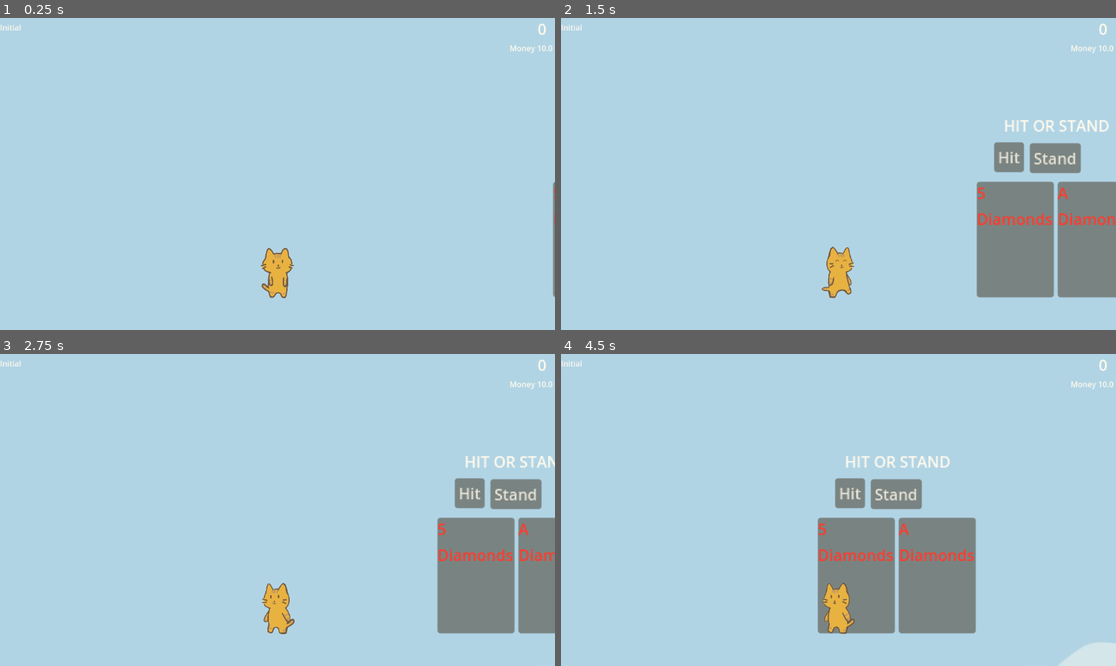
Above: before the commit, frames 1-4 (two rows, left to right).
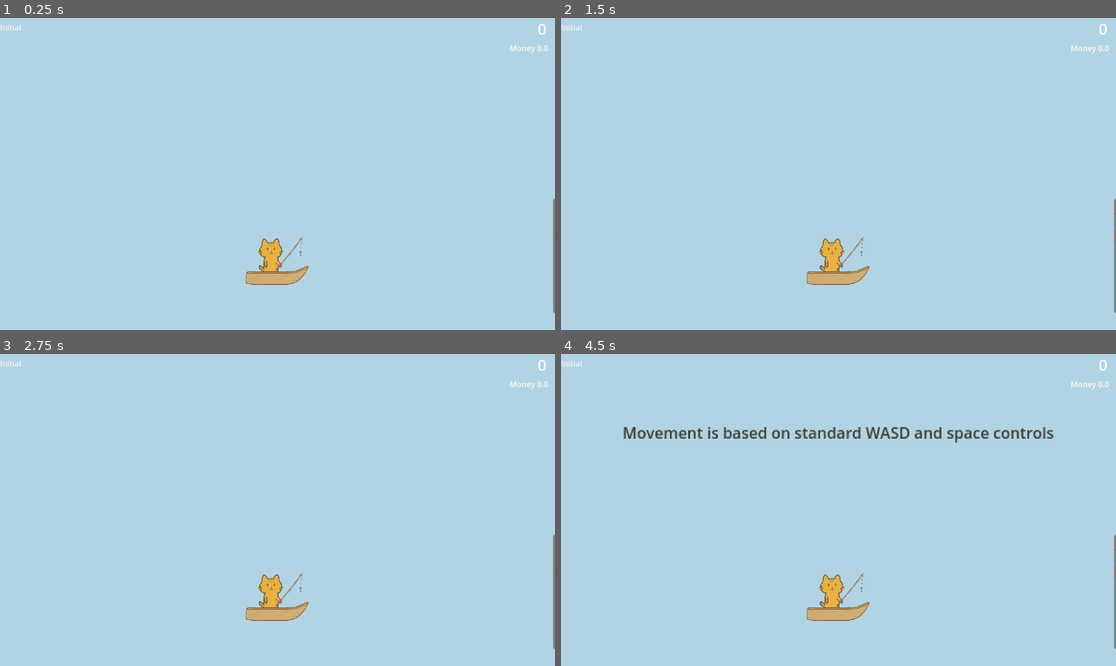
Above: after the commit, the same moments.

Repository: 3yaa/catfishing
Game: Godot game, scene res://scenes/game.tscn
The game is run twice, just before and just after one commit, with the same random seed, the same clock (stepped at 60 frames per second) and the same inputs.
Inputs:
- Up to frame 1 (0.25 s): no input
- Up to frame 2 (1.5 s): tap Enter (ui_accept) at 0.5, 0.77 s; hold Right (ui_right) from 0.53 s (still down); tap E (interact) at 0.6 s; tap F (fishing) at 1.35 s
- Up to frame 3 (2.75 s): tap Enter (ui_accept) at 1.52 s; tap E (interact) at 1.55, 2.1 s; release Right (ui_right) at 2.03 s; hold Left (ui_left) from 2.03 s (still down)
- Up to frame 4 (4.5 s): release Left (ui_left) at 2.78 s; hold Right (ui_right) 2.78-4.28 s; tap Space at 2.85 s; tap Enter (ui_accept) at 3.02, 3.77 s; tap E (interact) at 3.05, 3.6, 4.25 s; hold Left (ui_left) from 4.28 s (still down); tap F (fishing) at 4.35 s

The runs differ from the first frame. In frame 1, 1.1% of the frame differs, in the area x 44-100%, y 8-95%; in frame 2, 12%; in frame 3, 10%; in frame 4, 14%, in the area x 11-100%, y 8-100%.

Commit message:
tutorial shenanigans

Diff:
--- a/scripts/clock.gd
+++ b/scripts/clock.gd
@@ -10,10 +10,16 @@
 var day_duration:float = 30.0
 var night_duration:float = 15.0
 
+@onready var world = get_node("/root/Game/WorldUI")
+@onready var tutorial = get_node("/root/Game/Tutorial_Manager")
 
 func _ready():
 	is_day = true
-	# _start_cycle()
+	if not world.dev_mode:
+		await tutorial.tutorial_end
+		_start_cycle()
+	else:
+		_start_cycle()
 
 
 # idea is to call this function from the main script:
--- a/scripts/fish_shop_manager.gd
+++ b/scripts/fish_shop_manager.gd
@@ -8,6 +8,8 @@
 @onready var sell_btn = $Sell
 @onready var close = $Close
 
+signal shop_open
+signal shop_close
 
 # Called when the node enters the scene tree for the first time.
 func _ready() -> void:
@@ -23,10 +25,12 @@
 
 func enable_shop():
 	update_shop_ui()
+	emit_signal("shop_open")
 	show()
 
 
 func disable_shop():
+	emit_signal("shop_close")
 	hide()
 
 
--- a/scripts/tutorial_manager.gd
+++ b/scripts/tutorial_manager.gd
@@ -15,12 +15,16 @@
 @onready var clock = get_node("/root/Game/Clock")
 @onready var npc1 = get_node("/root/Game/Npc1")
 @onready var npc2 = get_node("/root/Game/Npc2")
+@onready var upgrade = get_node("/root/Game/UpgradeShop")
+@onready var shop = get_node("/root/Game/FishShop")
+
 
 var temporary_binding = false
 var tutorial_ongoing = true
 
 func _ready():
 	$Label.visible = true
+	$Label.add_theme_color_override("font_color", Color.BLACK)
 	game.tutorial_start.connect(_on_tutorial_start)
 
 func _physics_process(_delta):
@@ -159,7 +163,6 @@
 	game.allow_input = true
 	while player.is_in_ocean:
 		await get_tree().create_timer(0.5).timeout
-	game.allow_input = false
 	$Label.text = "You're back on the island!"
 	await self.e_pressed
 	_sell_fish_guide()
@@ -167,17 +170,20 @@
 func _sell_fish_guide():
 	print("sell start")
 	$Label.text = "Thanks for saving me earlier, you can sell me your fish!"
-	await self.e_pressed
-	game.allow_input = true
+	await shop.shop_open
+	$Label.text = "Press sell to sell your fish here, press the X to exit"
+	await shop.shop_close
 	# sell fish and whatnot
 	_skills_guide()
 
 func _skills_guide():
 	print("skill start")
-	game.allow_input = false
 	$Label.text = "You saved me earlier, I can upgrade your skills!"
+	await upgrade.shop_open
+	$Label.text = "There are three stats: PLACEHOLDER"
 	await self.e_pressed
-	game.allow_input = true
+	$Label.text = "Choose an upgrade, then press X to exit"
+	await upgrade.shop_close
 	_on_tutorial_end()
 
 func _on_tutorial_end():
--- a/scripts/upgrade_shop_manager.gd
+++ b/scripts/upgrade_shop_manager.gd
@@ -15,6 +15,8 @@
 
 var PRICE: float = 2.0
 
+signal shop_open
+signal shop_close
 
 func _ready() -> void:
 	hide()
@@ -26,10 +28,12 @@
 
 func enable_shop():
 	update_shop_ui()
+	emit_signal("shop_open")
 	show()
 
 
 func disable_shop():
+	emit_signal("shop_close")
 	hide()
 
 
--- a/scripts/world_ui.gd
+++ b/scripts/world_ui.gd
@@ -1,6 +1,6 @@
 extends CanvasLayer
 
-@export var dev_mode:bool = true
+@export var dev_mode:bool = false
 
 @onready var fish_score = $FishCounter/FishScore
 
@@ -70,7 +70,7 @@
 	ui_money.text = str(player.money)
 
 func update_clock_display() -> void:
-	if not dev_mode:
+	if not tutorial.tutorial_ongoing:
 		if clock.is_day:
 			ui_clock_phase.text = "Day"
 		else:
Not shown: 1 places in scenes/fish_shop.tscn that only renumber resources
Not shown: 1 places in scenes/game.tscn that only renumber resources
